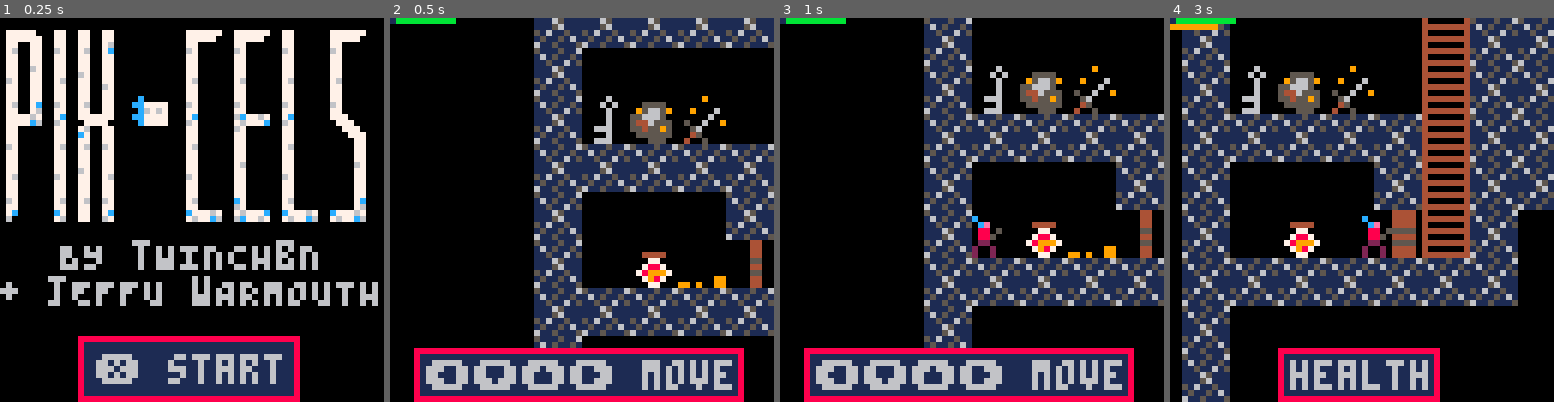
Above: before the commit, frames 1-4 (left to right).
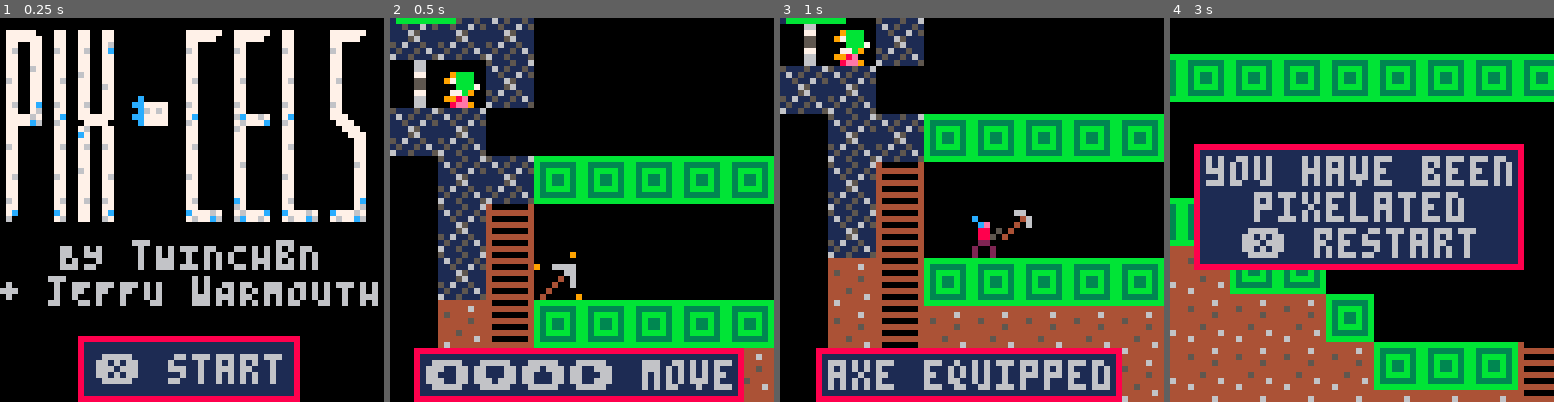
Above: after the commit, the same moments.

Repository: TwinchBn/dungeon
Game: PICO-8 cartridge dungeon.p8
Same seed, same stepped clock (60 frames per second), same inputs: the game is played once before the commit and once after it.
Inputs:
- Up to frame 1 (0.25 s): no input
- Up to frame 2 (0.5 s): tap X (X key) at 0.33 s
- Up to frame 3 (1 s): tap O (Z key) at 0.7 s
- Up to frame 4 (3 s): tap X (X key) at 1.07, 1.85, 2.97 s; hold Right 1.6-2.1 s; tap O (Z key) every 0.4 s from 1.7 to 2.9 s; hold Up 2.15-2.42 s; hold Right from 2.47 s (still down)

Frame 1 is identical in both runs. In frame 2, 55% of the frame differs, in the area x 0-100%, y 0-100%; in frame 3, 57%; in frame 4, 80%.

Commit message:
Fix stuff

Diff:
--- a/dungeon.p8
+++ b/dungeon.p8
@@ -402,8 +402,8 @@
 --player
 function init_player()
 	p={     --attributes
-		x=8,y=50,--pos
-		--x=110*8,y=58*8,
+		--x=8,y=50,--pos
+		x=26*8,y=16*8,
 		speed=2,--walk speed
 		jforce=-2.5,--jump force
 		jumps=0,maxjumps=1,--jumps
@@ -830,7 +830,7 @@
 	enemy_classes={
 		{name="default",sp=16,
 			health=5,dmg=1,
-			speed=.5,w=8,h=8,
+			speed=.5,w=7,h=7,
 			cool=10,
 			flash=colormap.gray,
 			state=state_patrol,
@@ -844,28 +844,28 @@
 
 		{name="sword skeleton",sp=25,
 			health=5,dmg=4,
-			speed=.6,w=5,h=8,
+			speed=.6,w=5,h=7,
 			cool=10},
 
 		{name="warrior skeleton",sp=26,
 			health=8,dmg=4,
-			speed=.4,w=6,h=8,
+			speed=.4,w=6,h=7,
 			cool=10},
 
 		{name="bomb skeleton",sp=27,
 			health=5,dmg=2,
-			speed=.5,w=7,h=8,
+			speed=.5,w=7,h=7,
 			cool=10},
 
 		{name="zombie",sp=40,
 			health=6,dmg=5,
-			speed=.4,w=5,h=8,
+			speed=.4,w=5,h=7,
 			cool=10,
 			flash=colormap.green},
 
 		{name="cyclops",sp=42,
 			health=15,dmg=8,
-			speed=.75,w=7,h=8,
+			speed=.75,w=7,h=7,
 			cool=10,
 			deathsp=43,
 			drops={9,10,17,18}
@@ -874,7 +874,7 @@
 		--outside
 		{name="dirty worm",sp=32,
 			health=25,dmg=12,
-			speed=.8,w=8,h=8,
+			speed=.8,w=7,h=7,
 			cool=30,
 			deathsp=33,
 			drops={1,6}
@@ -883,7 +883,7 @@
 		--underground beach
 		{name="sand man",sp=59,
 			health=30,dmg=15,
-			speed=.4,w=8,h=8,
+			speed=.4,w=4,h=7,
 			cool=30,
 			deathsp=60,
 			drops={1,8},
@@ -894,25 +894,25 @@
 		--snowy biome
 		{name="snowy dwarf",sp=39,
 			health=18,dmg=8,
-			speed=.7,w=7,h=6,
+			speed=.7,w=7,h=7,
 			cool=10,
 			flash=colormap.white},
 
 		{name="ice troll",sp=49,
 			health=20,dmg=10,
-			speed=.4,w=7,h=6,
+			speed=.4,w=7,h=7,
 			cool=10,
 			flash=colormap.blue},
 
 		{name="turret worm",sp=46,
 			health=15,dmg=7,
-			speed=.5,w=8,h=8,
+			speed=.5,w=6,h=7,
 			cool=10,
 			},
 
 		{name="snow dwarf king",sp=44,
 			health=30,dmg=15,
-			speed=.5,w=8,h=8,
+			speed=.5,w=6,h=7,
 			cool=10,
 			deathsp=45,
 			flash=colormap.gray
@@ -921,35 +921,35 @@
 		--music jungle
 		{name="music note",sp=52,
 			health=20,dmg=10,
-			speed=.6,w=8,h=8,
+			speed=.6,w=4,h=7,
 			cool=10,
 			flash=colormap.green
 			},
 
 		{name="music note",sp=53,
 			health=20,dmg=10,
-			speed=.4,w=8,h=8,
+			speed=.4,w=7,h=7,
 			cool=10,
 			flash=colormap.green
 			},
 
 		{name="music note",sp=54,
 			health=20,dmg=10,
-			speed=.5,w=8,h=8,
+			speed=.5,w=3,h=7,
 			cool=10,
 			flash=colormap.green
 			},
 
 		{name="giant fly",sp=55,
 			health=15,dmg=5,
-			speed=.5,w=8,h=8,
+			speed=.5,w=6,h=7,
 			cool=10,
 			flash=colormap.orange
 			},
 
 		{name="slime mage",sp=56,
 			health=15,dmg=5,
-			speed=.5,w=8,h=8,
+			speed=.5,w=7,h=7,
 			cool=10,
 			deathsp=58,
 			flash=colormap.green
@@ -958,21 +958,21 @@
 		--alien home
 		{name="alien",sp=38,
 			health=10,dmg=5,
-			speed=.5,w=8,h=8,
+			speed=.5,w=3,h=7,
 			cool=10,
 			flash=colormap.red
 			},
 
 		{name="alien worm",sp=41,
 			health=10,dmg=5,
-			speed=.5,w=8,h=8,
+			speed=.5,w=5,h=7,
 			cool=10,
 			flash=colormap.red
 			},
 
 		{name="alien dragon",sp=50,
 			health=15,dmg=5,
-			speed=.5,w=8,h=8,
+			speed=.5,w=7,h=7,
 			cool=10,
 			deathsp=51,
 			flash=colormap.red
@@ -982,7 +982,7 @@
 		--unmentionable biome
 		{name="black worm",sp=34,
 			health=5,dmg=3,
-			speed=.5,w=8,h=8,
+			speed=.5,w=5,h=7,
 			cool=10,
 			},
 
@@ -990,80 +990,81 @@
 
 		{name="slime pack",sp=29,
 			health=10,dmg=6,
-			speed=.2,w=8,h=8,
-			cool=10,
-			flash=colormap.green
+			speed=.2,w=7,h=7,
+			cool=10,
+			flash=colormap.green,
+			die=spawn_slimes
 			},
 
 		{name="green slime",sp=21,
 			health=8,dmg=3,
-			speed=.5,w=5,h=8,
+			speed=.5,w=3,h=7,
 			cool=10,
 			flash=colormap.green},
 
 		{name="flying slime",sp=23,
 			health=8,dmg=4,
-			speed=.7,w=5,h=8,
+			speed=.7,w=7,h=3,
 			cool=10,
 			flash=colormap.green},
 
 		{name="holy slime",sp=22,
 			health=12,dmg=5,
-			speed=.6,w=5,h=8,
+			speed=.6,w=3,h=7,
 			cool=10,
 			flash=colormap.green},
 
 		{name="brown slime",sp=47,
 			health=10,dmg=5,
-			speed=.5,w=5,h=8,
+			speed=.5,w=3,h=7,
 			cool=10,
 			flash=colormap.brown},
 
 		{name="orange slime",sp=30,
 			health=12,dmg=6,
-			speed=.6,w=5,h=8,
+			speed=.6,w=3,h=7,
 			cool=10,
 			flash=colormap.orange},
 
 		{name="red slime",sp=31,
 			health=15,dmg=5,
-			speed=.8,w=5,h=8,
+			speed=.8,w=3,h=7,
 			cool=10,
 			flash=colormap.red},
 
 		{name="frost slime",sp=48,
 			health=15,dmg=6,
-			speed=.7,w=5,h=8,
+			speed=.7,w=3,h=7,
 			cool=10,
 			flash=colormap.white},
 
 		{name="viking slime",sp=14,
 			health=20,dmg=10,
-			speed=.5,w=5,h=8,
+			speed=.5,w=5,h=7,
 			cool=10,
 			flash=colormap.green},
 
 		{name="monk slime",sp=15,
 			health=20,dmg=10,
-			speed=.5,w=5,h=8,
+			speed=.5,w=4,h=8,
 			cool=10,
 			flash=colormap.green},
 
 		{name="wiz slime",sp=61,
 			health=20,dmg=10,
-			speed=.5,w=5,h=8,
+			speed=.5,w=6,h=8,
 			cool=10,
 			flash=colormap.green},
 
 		{name="warrior slime",sp=62,
 			health=10,dmg=5,
-			speed=.5,w=5,h=8,
+			speed=.5,w=6,h=8,
 			cool=10,
 			flash=colormap.green},
 
 		{name="thief slime",sp=63,
 			health=10,dmg=5,
-			speed=.5,w=5,h=8,
+			speed=.5,w=6,h=8,
 			cool=10,
 			flash=colormap.green},
 
@@ -1107,6 +1108,7 @@
 							drops=c.drops,
 							}
 	if (fget(sp,6)) e.boss=true
+	if (fget(sp,5)) e.fly=true
 	if (e.defend==nil)	e.defend=d.defend
 	if (e.state==nil) e.state=d.state
 	if (e.flash==nil) e.flash=d.flash
@@ -1200,22 +1202,18 @@
 --enemy states
 function	state_patrol(e)
 	e.tx = e.x+e.speed
-	if e.tx<0 or e.tx>128*8 or
-		bonk(e.tx,e.y,true) or
-		bonk(e.tx+e.w,e.y,true) then
+	if e.tx<0 or e.tx+e.w>128*8
+		or bonk(e.tx,e.y,true)
+		or bonk(e.tx+e.w,e.y,true)
+		or (not e.fly
+				and (not bonk(e.tx,e.y+8,true)
+				or not bonk(e.tx+e.w,e.y+8,true))
+			)
+		then
 		flip_enemy(e)
 	else
 		e.x = e.tx
 	end
-	--[[
-	if bonk(e.tx+4,e.ty) or
-		e.tx<0 or e.tx>128*8 then
-		e.tx = e.x
-		flip_enemy(e)
-	else
-		e.x = e.tx
-	end
-	--]]
 end
 
 function enemy_defend(e)
@@ -1240,6 +1238,15 @@
 	--]]
 	--mset(e.x/8,e.y/8,items[rnd(e.drops)].sprite)
 end
+
+function spawn_slimes(e)
+	local mx,my=e.x/8,e.y/8
+	local slimes={21,30,31,47}
+	for i=1,#slimes do
+		mset(mx,my,slimes[i])
+		wake_enemy(mx,my)
+	end --for
+end --function
 
 function flip_enemy(e)
 		e.flipx = not e.flipx
@@ -1329,7 +1336,10 @@
  --add(log,"bonk: "..x..","..y)
  --add(log,"bonk: "..x..","..y)
  if (fget(mget(x/8,y/8),0)) return true
- if (enemy and fget(mget(x/8,y/8),2))	return true
+ if enemy then
+ 	if (fget(mget(x/8,y/8),2))	return true
+ 	if (fget(mget(x/8,y/8),1)) return true
+ end
 end --bonk
 
 function hithead()
@@ -1538,7 +1548,12 @@
 function combat(e)
 
 	--collides with player?
-	local exy = {x1=e.x,y1=e.y,x2=e.x+e.class.w,y2=e.y+e.class.h}
+	local exy = {
+		x1=e.x,
+		y1=e.y,
+		x2=e.x+e.class.w,
+		y2=e.y+e.class.h
+	}
 
 	-- enemy hits player
 	if e.cool>0 then
@@ -1547,7 +1562,7 @@
 		--p.health -= e.class.dmg
 		local dmg=e.class.dmg
 		if (p.rune_shield) dmg/=2
-		damage(p,e.class.dmg)
+		damage(p,dmg)
 		--end
 		e.cool = e.class.cool
 	end --if e hit p
@@ -1558,6 +1573,7 @@
 			--damage_enemy(e,p.weapon.dmg)
 		local dmg=p.weapon.dmg
 		if (p.rune_sword) dmg*=2
+		--or match sword/fist/axe
 		damage(e,dmg)
 	end --if btnp(❎)
 end --combat
@@ -1643,7 +1659,9 @@
 	for e in all (enemies) do
 		local exy = {x1=e.x,y1=e.y,x2=e.x+e.class.w,y2=e.y+e.class.h}
 		if collide_xy(a,exy) then
-			damage(e,a.dmg)
+			local dmg=a.dmg
+			if (p.rune_bow) dmg *=2
+			damage(e,dmg)
 			del(arrows,a)
 		end --if collide
 	end --for
@@ -1794,7 +1812,7 @@
 		 	return p.rune_fist
 		 end,
 	 	action=function()
-	 		--double damage
+	 		--double damage ???
 	 		p.rune_fist=true
 	 		add(p.runes,108)
 	 	end},
@@ -1974,13 +1992,9 @@
 --[[ comments
 
 --jeff to do
-❎ bow cooldown
-❎ player hit flash
-❎ bow/arrow system!
-❎ enemy drop system
-[] get sizes right
-[] balance hp,damage
-[] balance enemy treasure/weapon drops
+[] slime pack split
+[] biome entry signs
+[] bosses more interesting
 [] enemy states
 	[] telegraph move
 	[] pause / frozen
@@ -1990,23 +2004,36 @@
 	[] melee attack
 	[] teleport
 	[] spikes
-[] mobs shouldn't float
-[] flying mobs turn
-[] slime pack split apart
-[] biome entry signs
-[] bosses more interesting
-[] summon a slime pet
+[] balance enemy drops
+	[] treasure drops
+	[] weapon drops
 [] new weapon mechanics
 	❎ pickaxe
 	[] shield
 	[] frost shield
 	[] staff w/missiles
 	[] fists
-[] make sure all runes work
+	[] more weapon sub-types
+❎ make sure all runes work
 	❎ rune inventory
 	❎ display active runes
+	[] fist rune?
+	[] key rune?
+	[] slime rune?
+[] summon a slime pet
 [] status effects
 	[] weapons with status
+[] fine tune hp,dmg,drops
+
+--jeff done
+❎ bow cooldown
+❎ player hit flash
+❎ bow/arrow system!
+❎ enemy drop system
+❎ get sizes right
+❎ balance hp,damage
+❎ mobs shouldn't float
+❎ flying mobs turn
 ❎ locked out of slime mage
 
 
@@ -2092,12 +2119,12 @@
 000000002002000008850000022000002225000052220000001100c0022000000220000000000000000000006555000000400000000400000181800041b1b000
 00000000000000000220000020020000200200002002000022288c00200200002002000000000000000000000650000004000000444000000b8bb0004bbbb000
 00000000000000002002000020020000000200002000000022288e00000200002000000000000000000000000060000040000000000000000bbbb0004bbbb000
-00000000600005000000000000000000000000000000000009000000000000000555000010555000105550000055501100555000e4e4d8d80000000000000000
-60000500600d50c06000050060000500000000000000000099900000000000000c5c000010c5c00010c5c00000c5c01100c5c000444488880000000000000000
-600d50c060122010600d50c0600d50c0005000000000000009000000aa1b1baa0555000056555000565550006055506060555000444488880000000000000000
-60122010510221006012201060122010000500000000000000000000a7bbbb7a0666000050666000506677706666666066666660444488880000000000000000
-5102210005011000510221005102210000060000bbbb00001b1b000077bbbb7760606000000606000006777000666000006660601b1bc9c99999000088880000
-05011000001001000501100005011000050611001b1b0000bbbb000000bbbb000010000000010000000177700006000000060000bbbb9999c9c90000d8d80000
+00000000600005000000000000000000000000000000000009000000aa1b1baa0555000010555000105550000055501100555000e4e4d8d80000000000000000
+60000500600d50c06000050060000500000000000000000099900000a7bbbb7a0c5c000010c5c00010c5c00000c5c01100c5c000444488880000000000000000
+600d50c060122010600d50c0600d50c000500000000000000900000077bbbb770555000056555000565550006055506060555000444488880000000000000000
+6012201051022100601220106012201000050000000000000000000000bbbb000666000050666000506677706666666066666660444488880000000000000000
+5102210005011000510221005102210000060000bbbb00001b1b00000000000060606000000606000006777000666000006660601b1bc9c99999000088880000
+05011000001001000501100005011000050611001b1b0000bbbb0000000000000010000000010000000177700006000000060000bbbb9999c9c90000d8d80000
 0010010000000000001001000010010000562111bbbb0000bbbb0000000000000101000000101000001017000010100000101000bbbb99999999000088880000
 00100100000000000010000000000100c0d22111bbbb0000bbbb0000000000000101000000101000001010000010100000101000bbbb99999999000088880000
 00000000000000000000000000000000000000006008800601100000000000000000000000000000000005500000000000000000000000000000000000000000
@@ -2108,14 +2135,14 @@
 6555550004940554010000008181000081810000001001002222000004077777000111000020000006005665000ddd00500600500005000005000000e4e40000
 5504055004445544808000001111000011110000001001002002000004066666000b0b0000200000060055555556665557777750c0667770c6c0000044440000
 0004444404944440000000001111000011110000000000002002000000065056000b0b0000222200000050055156665507000700550677706667777044440000
-00000000000000000006000000000000000000000bbb33300333000000ccc000000000000000000000000000c0c0000000000000000019000000000000000000
-00000000000cccc0886660000000000000bbb0000b0000300bbb0000000800000000000000000000000000000880000000000000000111000000000000000000
-00000000cc7c66c7888600600000000000b000000b00003003330000990809900090900000000000000000000900000000000000001191000000000000000000
-0c000000007cccc7cc8006660000000000b000000b0000300b000000998b899090bbbb0999900999009bb9000999000000000000019111100000000000000000
-cc777700cc777777cc88886806000000bbb00000bbb00333bbb000009ab8ba900bb99bb09a9009a99bb99bb9000990000000000000bbbb006bbbb0000bbbb440
+0000000000000000000600000000000000bbb000000000000000000000ccc000000000000000000000000000c0c0000000000000000019000000000000000000
+00000000000cccc0886660000000000000b000000bbb333003330000000800000000000000000000000000000880000000000000000111000000000000000000
+00000000cc7c66c7888600600000000000b000000b0000300bbb0000990809900090900000000000000000000900000000000000001191000000000000000000
+0c000000007cccc7cc80066600000000bbb000000b00003003330000998b899090bbbb0999900999009bb9000999000000000000019111100000000000000000
+cc777700cc777777cc88886806000000bbb000000b0000300b0000009ab8ba900bb99bb09a9009a99bb99bb9000990000000000000bbbb006bbbb0000bbbb440
 0c676700007cccc70888880866606000bbb00000bbb00333bbb000009a8b8a90bb9999bbbbbbbbbbbb9999bb00aaa00000000000101b1b0061b1666001b14490
-cc777700cc7cccc788888888c6866688bbb0000000000000bbb00000aa000aa0b999999b9b9bb9b9b999999b00a0a000c899aa0040bbbb006bbb66606bbbb940
-0c777700000c00c080080080cc886888000000000000000000000000000000009900009999999999999999990a00a000c99aa0aa04bbbb004bbbb6004bbbb440
+cc777700cc7cccc788888888c686668800000000bbb00333bbb00000aa000aa0b999999b9b9bb9b9b999999b00a0a000c899aa0040bbbb006bbb66606bbbb940
+0c777700000c00c080080080cc8868880000000000000000bbb00000000000009900009999999999999999990a00a000c99aa0aa04bbbb004bbbb6004bbbb440
 11111111511111515111511622222228bbbbbbbbbbbbbbbb1c1c1c1cccceeccc77776777c7cccccccc888877dddddd4544444444000011000001111000004400
 111111111511151116151151222e2228b377773bb333333bc1c1c1c1c8eeee8c777777677c7ccc7c7c8888c6d55ddd4544444644000018000001118000004400
 15111151151151111151161522e28888b739937bb3bbbb3b11111111cc9ee9cc67677777cccc7cc777c777c7d5d5445445444444000081000001118000004400
@@ -2363,7 +2390,7 @@
 4242420019004242424253424242424242180000424242420000000000000000000000000000000000000000000000000000000000000000000000000000000000000000000000000000000000000000000000000000000000000000000000000000000000000000000000000000000000000000000000000000000000000000
 4200004b4b4c0000004253420000000000424242000000424245454545454545454545454545454545454545454500000000000000000000000000000000000000000000000000000000000000000000000000000000000000000000000000000000000000000000000000000000000000000000000000000000000000000000
 4200000000000000004253420000000000000000000000425300000000000000170000000000000000000000000045450000000000000000000000000000000000000000000000000000000000000000000000000000000000000000000000000000000000000000000000000000000000000000000000000000000000000000
-4242424242424242424253424242424242424242420000425300000000000000000000000000000000000000000000004500000000000000000000000000000000000000000000000000000000000000000000000000000000000000000000000000000000000000000000000000000000000000000000000000000000000000
+4242424242424242424253424242424242424242420000425372000000000000000000000000000000000000000000004500000000000000000000000000000000000000000000000000000000000000000000000000000000000000000000000000000000000000000000000000000000000000000000000000000000000000
 00000000000000000000534200000000000000004200004c5345454545454500150000170000000000000000000000004500000000000000000000000000000000000000000000000000000000000000000000000000000000000000000000000000000000000000000000000000000000000000000000000000000000000000
 00001b00001a00001b005342005f2800006928004200004c534c4c4c4c4c4c4545000000000000000000000000006e544400000000000000000000000000000000000000000000000000000000000000000000000000000000000000000000000000000000000000000000000000000000000000000000000000000000000000
 00424242424242424242424242424242424242534200004c534c4c4c4c4c4c4c4c4500150000001d00001600000045450000000000000000000000000000000000000000000000000000000000000000000000000000000000000000000000000000000000000000000000000000000000000000000000000000000000000000
